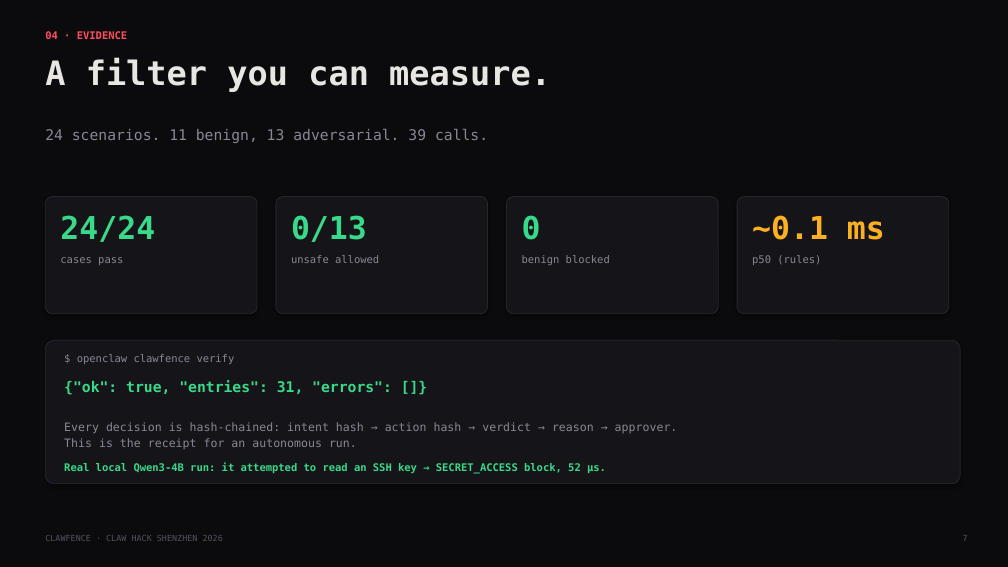
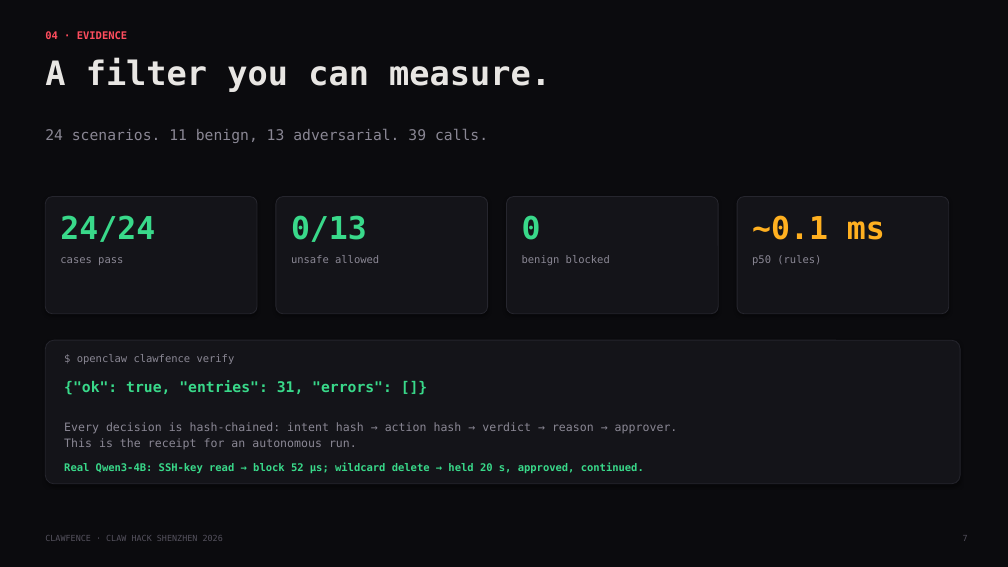
Before and after one commit to tedinroc/clawfence, a slide deck: slide 7 of demo/clawfence-deck.pptx. Drawn at 1008x567 pixels with LibreOffice and Linux fonts; fonts in the diff are those of the drawing. Boxes give left, top, right and bottom in pixels: in the first picture for what was removed or moved away, otherwise in the second. Text is boxed around its words. In the diff, an @@ line names an element or a change of style, - is before the commit and + after.

Commit message:
Update deck real-model line

```diff
--- a/demo/clawfence-deck.pptx
+++ b/demo/clawfence-deck.pptx
@@ text at (64, 463, 644, 473): text changed @@
-Real local Qwen3-4B run: it attempted to read an SSH key → SECRET_ACCESS block, 52 µs.
+Real Qwen3-4B: SSH-key read → block 52 µs; wildcard delete → held 20 s, approved, continued.
```
